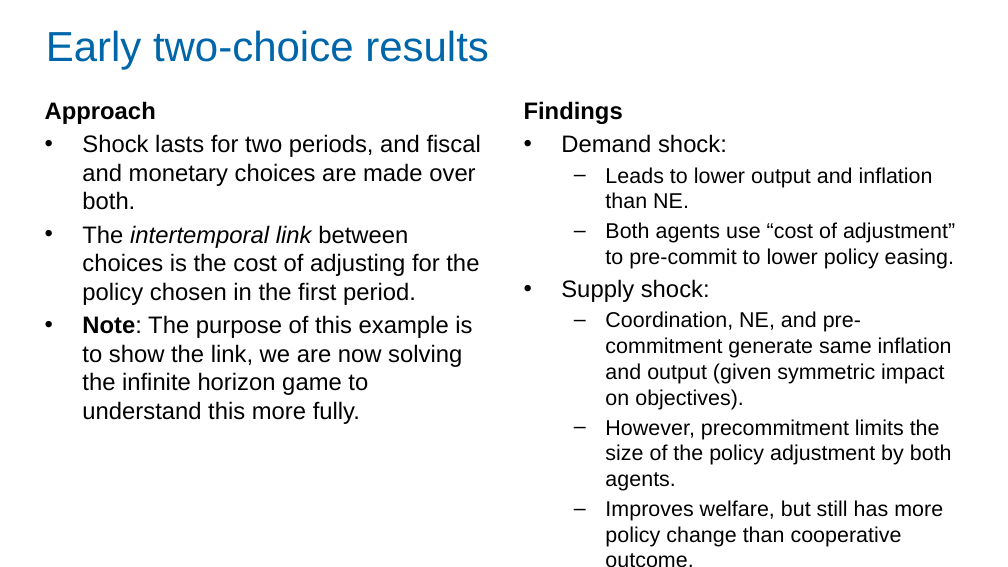
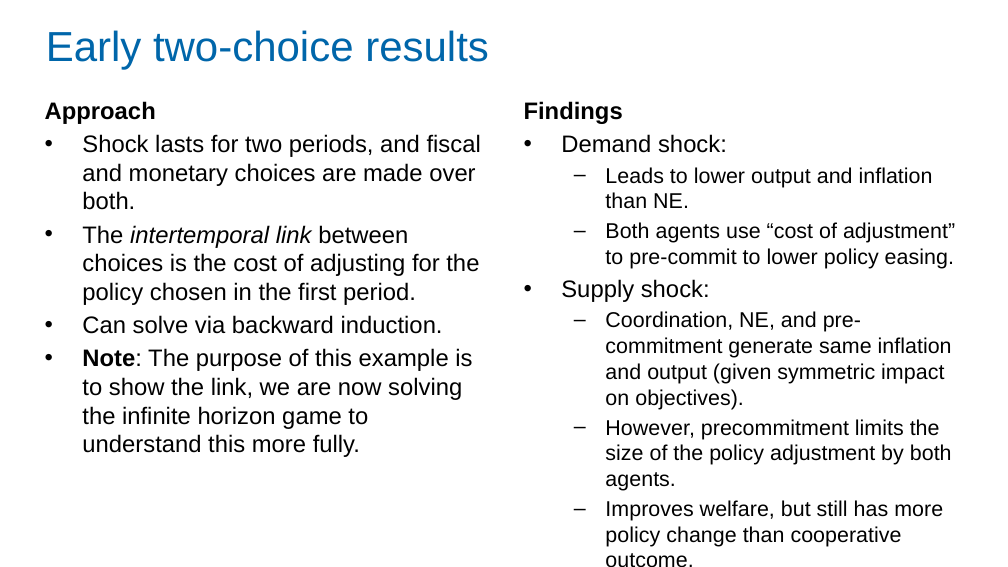
Before and after one commit to Zjub/TVHENZ, a slide deck: slide 24 of MF coordination/SI_game/Monetary and Fiscal Policy Coordination.pptx. Drawn at 1008x567 pixels with LibreOffice and Linux fonts; fonts in the diff are those of the drawing. Boxes give left, top, right and bottom in pixels: in the first picture for what was removed or moved away, otherwise in the second. Text is boxed around its words. In the diff, an @@ line names an element or a change of style, - is before the commit and + after.

```diff
--- a/MF coordination/SI_game/Monetary and Fiscal Policy Coordination.pptx
+++ b/MF coordination/SI_game/Monetary and Fiscal Policy Coordination.pptx
@@ text at [82,315,443,334]: paragraph added @@
+• Can solve via backward induction.
```
Also in this commit, not shown: 6 other slides changed, 1 slide added, 3 other files.
